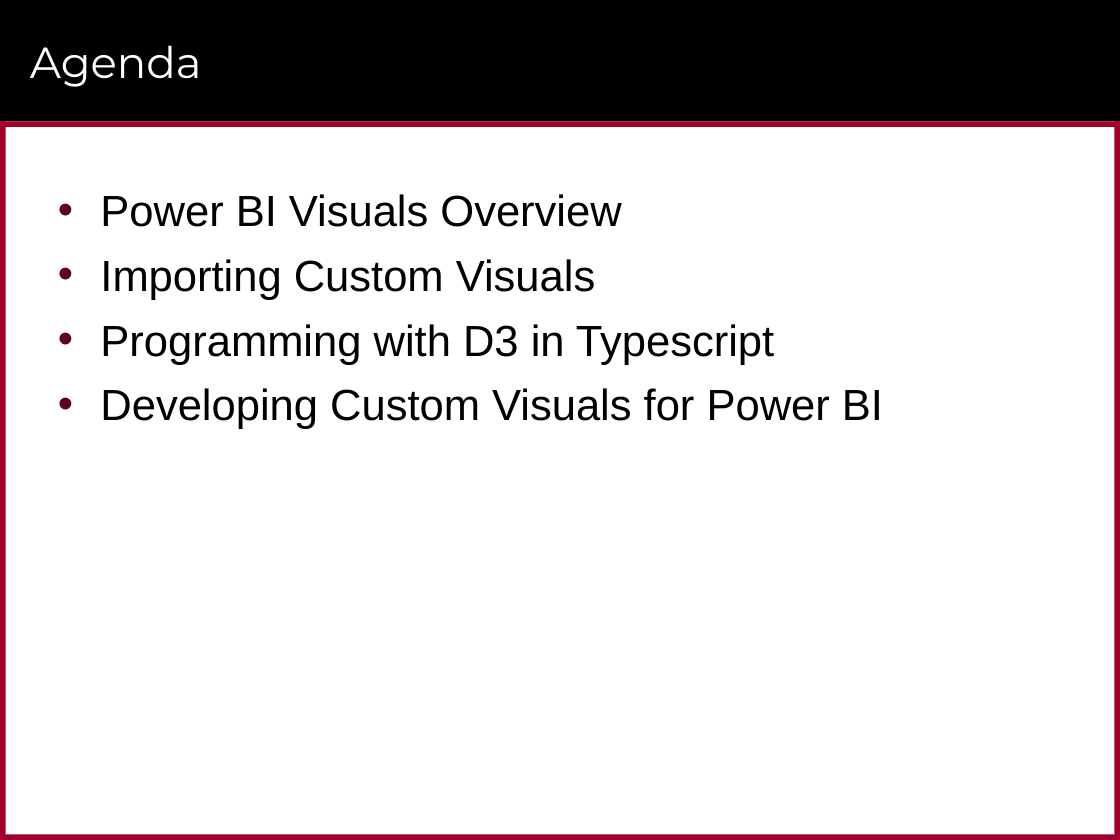
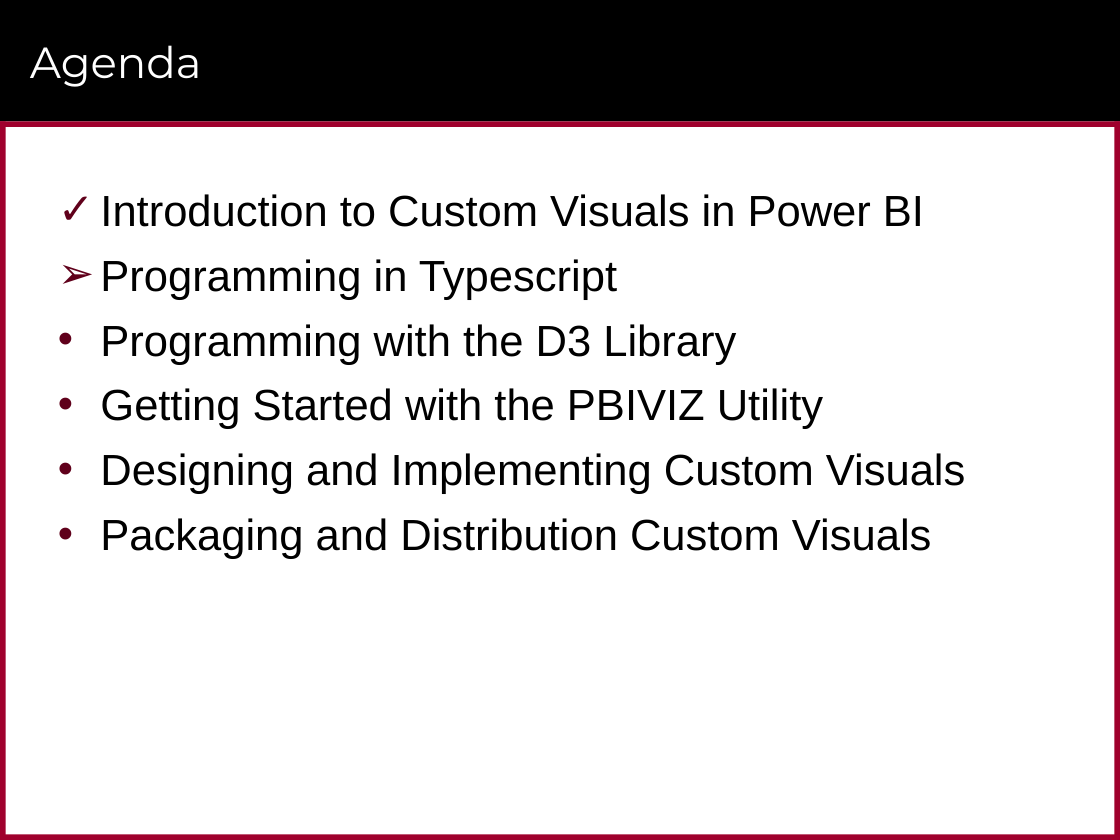
Before and after one commit to CriticalPathTraining/CustomVisualsForPowerBI, a slide deck: slide 9 of CustomVisualsForPowerBI.pptx (slide 21 before the commit). Drawn at 1120x840 pixels with LibreOffice and Linux fonts; fonts in the diff are those of the drawing; background and template pictures are left out. Boxes give left, top, right and bottom in pixels: in the first picture for what was removed or moved away, otherwise in the second. Text is boxed around its words. In the diff, an @@ line names an element or a change of style, - is before the commit and + after.

Commit message:
Updates

```diff
--- a/CustomVisualsForPowerBI.pptx
+++ b/CustomVisualsForPowerBI.pptx
@@ text at (100, 194, 966, 559): text changed @@
-• Power BI Visuals Overview
-• Importing Custom Visuals
-• Programming with D3 in Typescript
-• Developing Custom Visuals for Power BI
+✓ Introduction to Custom Visuals in Power BI
+➢ Programming in Typescript
+• Programming with the D3 Library
+• Getting Started with the PBIVIZ Utility
+• Designing and Implementing Custom Visuals
+• Packaging and Distribution Custom Visuals
```
Also in this commit, not shown: 7 other slides changed, 38 slides added, 12 slides removed.
